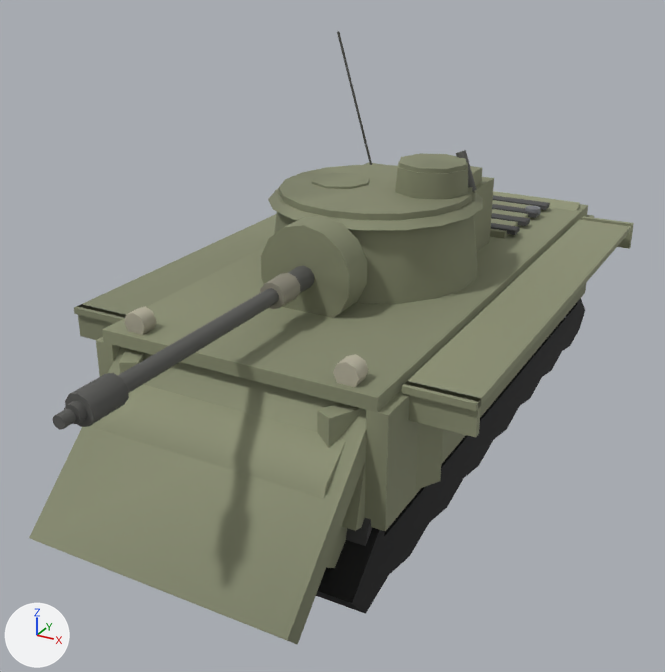
What one commit did to the glTF model client/assets/models/m4a3e8.glb.
One viewpoint serves both versions: a 50 mm lens placed at (3.9, -8.35, 5.04), pointed at (-0.09, -1.09, 1.41). The lights are fixed; the arrows at lower left show +X, +Y and +Z. The picture after the commit comes second. Where no turn or scale is listed for an object, it has been applied to the vertices. Vertices at exactly the same position are counted once.

The first picture shows 'barrel', 'glacis', 'hullSide', 'hullTop', 'mantlet', 'tracks', 'turretFront', 'turretRoof', 'turretSide' and 3 more.
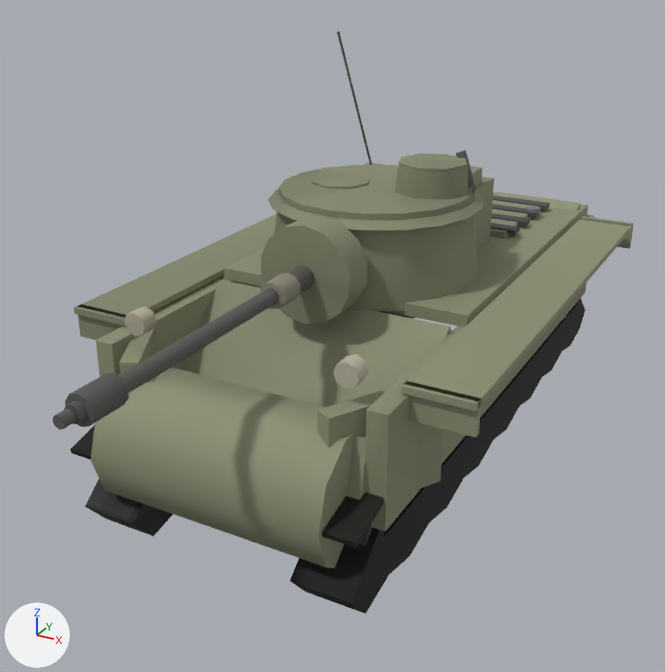
Location of each change, (x1, y1, x2, y2) in pixels of the pictures (665 x 672 px; the box of a moved part takes in the faces that stretch with it):
'glacis', reshaped (7% wider)
    before: (29, 347, 366, 645)
    after: (91, 280, 452, 568)
'hullTop', reshaped (25% narrower, 39% shorter)
    before: (102, 195, 588, 412)
    after: (224, 195, 588, 327)
'tracks', reshaped
    before: (316, 298, 585, 614)
    after: (70, 298, 585, 614)
part 1 of me_mesh_16, added (mostly hidden)
    after: (70, 425, 384, 548)
part 2 of me_mesh_16, surface changed (lighter)
    before: (318, 540, 364, 603)
    after: (290, 544, 364, 603)
part 3 of me_mesh_18, moved or reshaped
    before: (29, 347, 366, 645)
    after: (181, 280, 452, 407)
part 4 of me_mesh_21, moved or reshaped
    before: (102, 266, 470, 412)
    after: (224, 266, 470, 327)

Edits to the bpy script that builds the scene:
```text
Change me_mesh_16:
    used by ob_tracks; location = (0.0, 0.0, 0.0)
    remove me_mesh_16.from_pydata(...)  # 160 vertices, 296 faces; spans x -1.34..1.34, y -3.38..3.38, z 0.1..1.11
    add me_mesh_16.from_pydata(...)  # 192 vertices, 344 faces; spans x -1.38..1.38, y -3.42..3.38, z 0.1..1.2
    me_mesh_16 part 1
    16 vertices are added at x -1.38..0.74, y -3.42..3.37, z 0.92..1.2
    16 new vertices lie (0.64, 0.0, 0.0) away from vertices in x -1.38..0.74, y -3.42..3.37, z 0.92..1.2
    48 new faces join them
    me_mesh_16 part 2: 48 kept faces spanning x 0.78..1.34, y -3.38..1.65, z 0.38..1.11 get new texture (UV) coordinates
Change me_mesh_18:
    used by ob_glacis; location = (0.0, 0.0, 0.0)
    remove me_mesh_18.from_pydata(...)  # 30 vertices, 52 faces; spans x -1.22..1.22, y -4.12..-2.23, z 0.38..1.89
    add me_mesh_18.from_pydata(...)  # 30 vertices, 52 faces; spans x -1.22..1.22, y -3.47..-1.21, z 0.38..1.88
    me_mesh_18 part 3: the loose piece of 8 vertices spanning x -1.22..1.22, y -4.12..-2.56, z 0.41..1.89 is scaled about its middle by (1, 0.948, 0.948), then moved by (0.0, 1.38, 0.03)
Change me_mesh_21:
    used by ob_hulltop; location = (0.0, 0.0, 0.0)
    before: 0 (1.31, -2.95, 1.93) at pixel (377, 397), 1 (1.31, -2.95, 1.81) at pixel (377, 412), 6 (-1.31, -2.95, 1.93) at pixel (102, 329), 7 (-1.31, -2.95, 1.81) at pixel (103, 342)
    remove me_mesh_21.from_pydata(...)  # 84 vertices, 136 faces; spans x -1.31..1.31, y -2.95..2.95, z 1.81..2.05
    add me_mesh_21.from_pydata(...)  # 84 vertices, 136 faces; spans x -1.31..1.31, y -1.15..2.95, z 1.81..2.05
    me_mesh_21 part 4
    add for i in [0, 1, 6, 7]: me_mesh_21.vertices[i].co += Vector((0.0, 1.8, 0.0))
```
